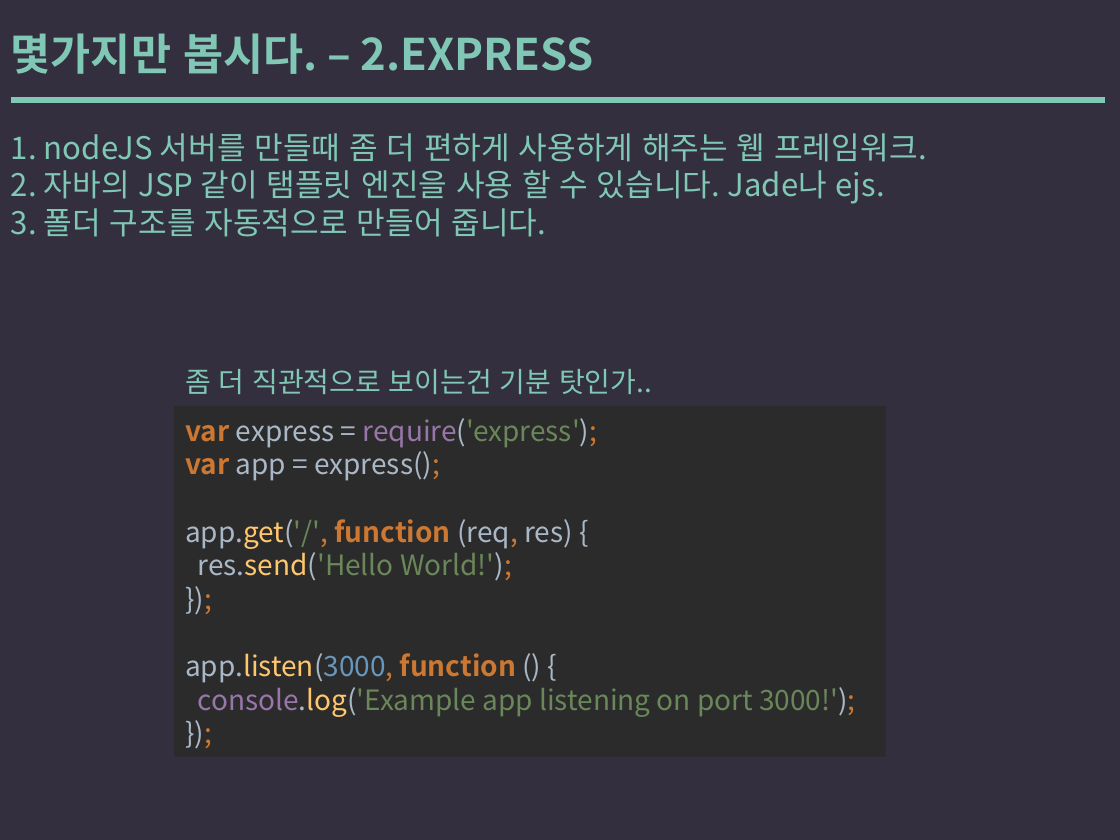
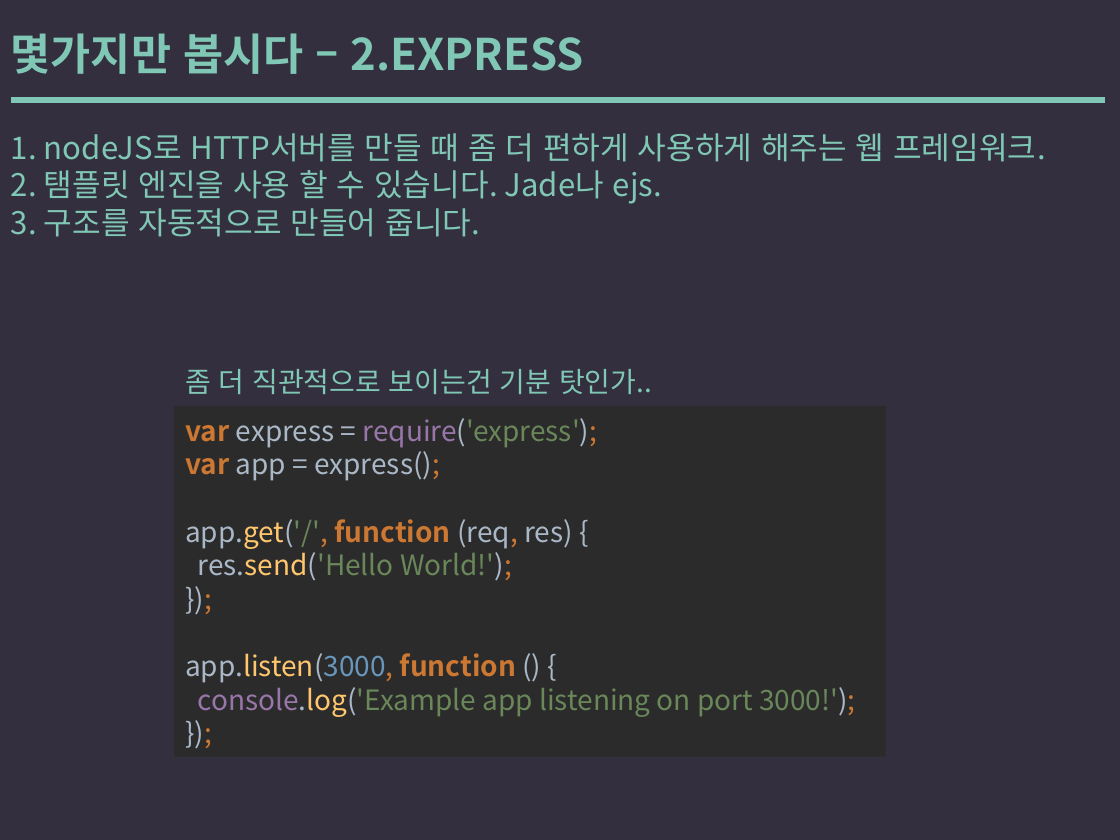
Before and after one commit to yysstory/mozzi, a slide deck: slide 7 of DOCS/1.pptx. Drawn at 1120x840 pixels with LibreOffice and Linux fonts; fonts in the diff are those of the drawing. Boxes give left, top, right and bottom in pixels: in the first picture for what was removed or moved away, otherwise in the second. Text is boxed around its words. In the diff, an @@ line names an element or a change of style, - is before the commit and + after.

```diff
--- a/DOCS/1.pptx
+++ b/DOCS/1.pptx
@@ text at [11,33,584,74]: text changed @@
-몇가지만 봅시다. – 2.EXPRESS
+몇가지만 봅시다 – 2.EXPRESS
@@ text at [11,133,1045,237]: text changed @@
-1. nodeJS 서버를 만들때 좀 더 편하게 사용하게 해주는 웹 프레임워크.
-2. 자바의 JSP 같이 탬플릿 엔진을 사용 할 수 있습니다. Jade나 ejs.
-3. 폴더 구조를 자동적으로 만들어 줍니다.
+1. nodeJS로 HTTP서버를 만들 때 좀 더 편하게 사용하게 해주는 웹 프레임워크.
+2. 탬플릿 엔진을 사용 할 수 있습니다. Jade나 ejs.
+3. 구조를 자동적으로 만들어 줍니다.
```
Also in this commit, not shown: 16 other slides changed, 1 slide added, 1 slide removed.
